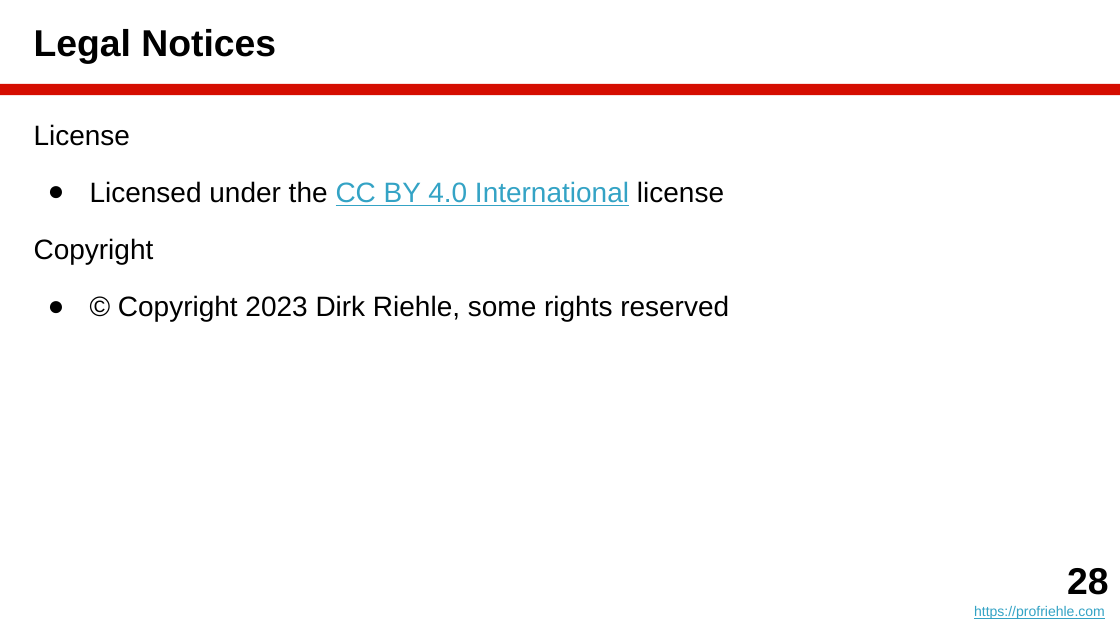
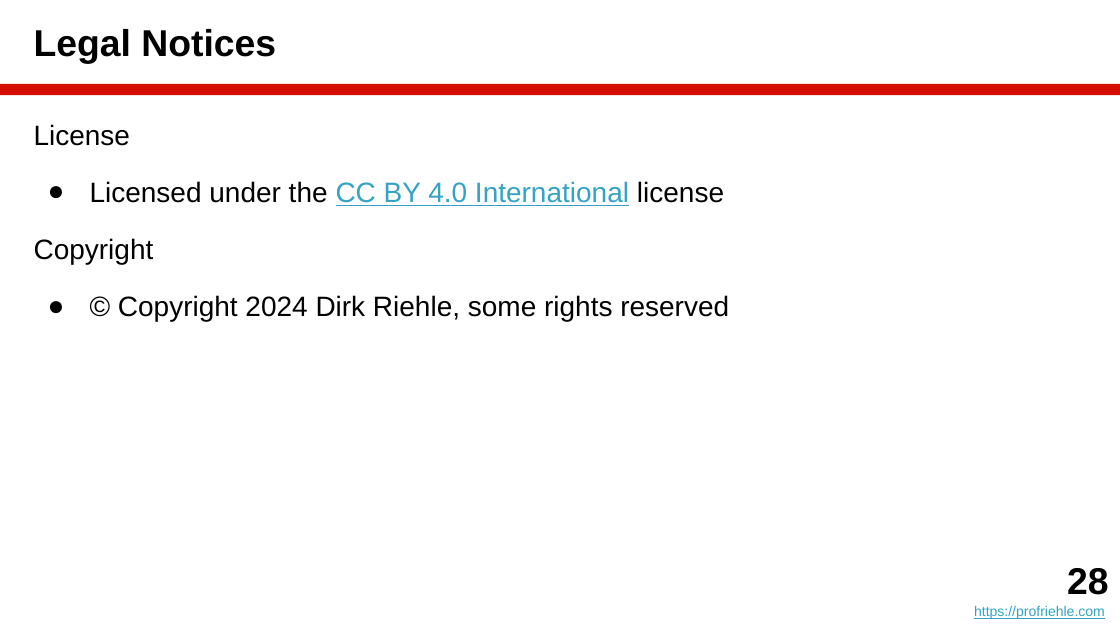
Before and after one commit to dirkriehle/amos-course, a slide deck: slide 28 of Lecture slides/AMOS A01 - Introduction.pptx. Drawn at 1120x630 pixels with LibreOffice and Linux fonts; fonts in the diff are those of the drawing. Boxes give left, top, right and bottom in pixels: in the first picture for what was removed or moved away, otherwise in the second. Text is boxed around its words. In the diff, an @@ line names an element or a change of style, - is before the commit and + after.

```diff
--- a/Lecture slides/AMOS A01 - Introduction.pptx
+++ b/Lecture slides/AMOS A01 - Introduction.pptx
@@ text at (x1=118, y1=295, x2=729, y2=322): text changed @@
-● © Copyright 2023 Dirk Riehle, some rights reserved
+● © Copyright 2024 Dirk Riehle, some rights reserved
```
Also in this commit, not shown: 4 other slides changed, 1 slide added, 1 slide removed, 15 other files.
